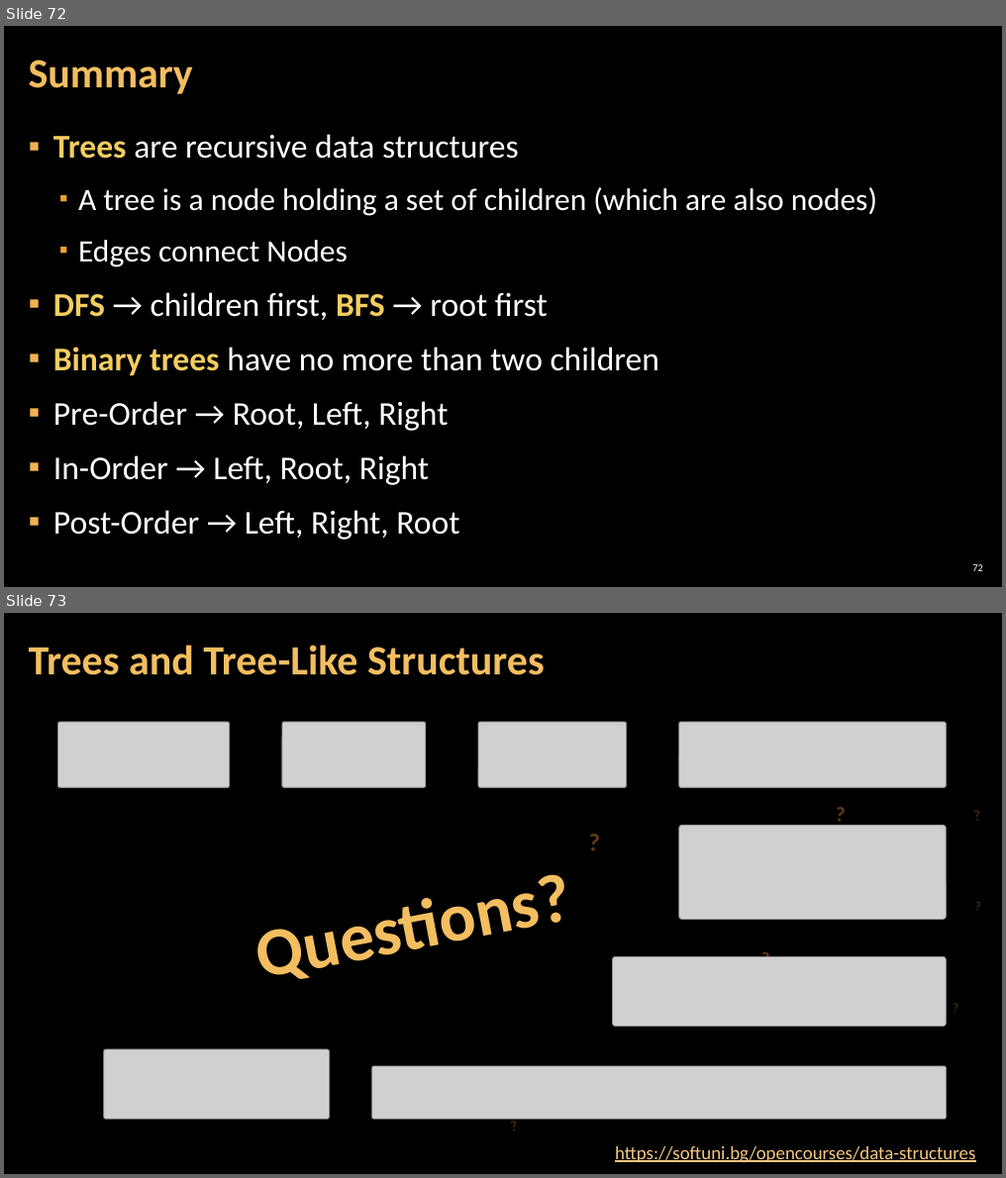
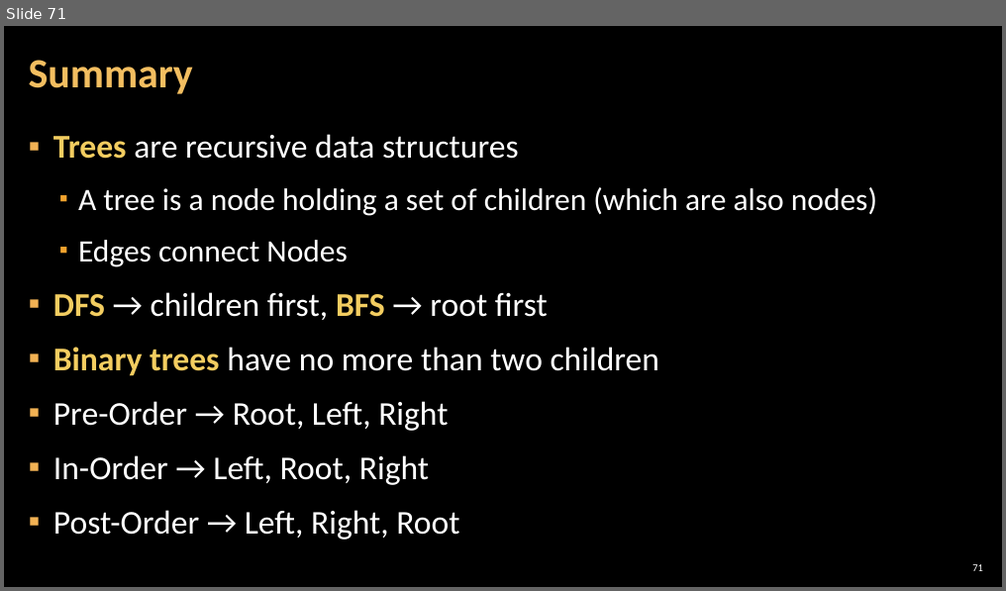
Before and after one commit to astambi/Data-Structures, a slide deck: 00-Resources/03. Data-Structures-Basic-Trees.pptx. Shown one above the other, each under a label of ours: slides 72 and 73 before the commit, slide 71 after it. The pictures are 1006x1178 and 1006x591 pixels, drawn with LibreOffice and Linux fonts; fonts in the diff are those of the drawing; grey boxes stand for pictures; background and template pictures are left out. Boxes give left, top, right and bottom in pixels: in the first picture for what was removed or moved away, otherwise in the second. Text is boxed around its words. In the diff, an @@ line names an element or a change of style, - is before the commit and + after.

```diff
--- a/00-Resources/03. Data-Structures-Basic-Trees.pptx
+++ b/00-Resources/03. Data-Structures-Basic-Trees.pptx
@@ slide 73 removed at [4, 613, 1002, 1174], background picture (left out) @@
@@ title removed at [29, 645, 545, 675] @@
-Trees and Tree-Like Structures
@@ picture removed at [57, 722, 230, 787] @@
@@ picture removed at [282, 722, 426, 787] @@
@@ picture removed at [478, 722, 626, 787] @@
@@ picture removed at [679, 722, 946, 787] @@
@@ text removed at [827, 796, 854, 831] @@
-?
@@ text removed at [964, 801, 990, 831] @@
-?
@@ text removed at [223, 850, 602, 996] @@
-Questions?
@@ text removed at [580, 822, 609, 861] @@
-?
@@ picture removed at [679, 825, 946, 919] @@
@@ text removed at [966, 894, 991, 919] @@
-?
@@ picture removed at [613, 957, 945, 1026] @@
@@ text removed at [751, 942, 779, 975] @@
-?
@@ text removed at [945, 996, 966, 1019] @@
-?
@@ picture removed at [104, 1050, 329, 1119] @@
@@ picture removed at [371, 1066, 945, 1119] @@
@@ text removed at [500, 1111, 527, 1141] @@
-?
@@ text removed at [615, 1147, 975, 1163] @@
-https://softuni.bg/opencourses/data-structures
@@ what was slide 72 is now slide 71 @@
@@ page number at [972, 565, 983, 571]: text changed @@
-72
+71
```
Also in this commit, not shown: 1 slide changed, 3 other slides removed.
